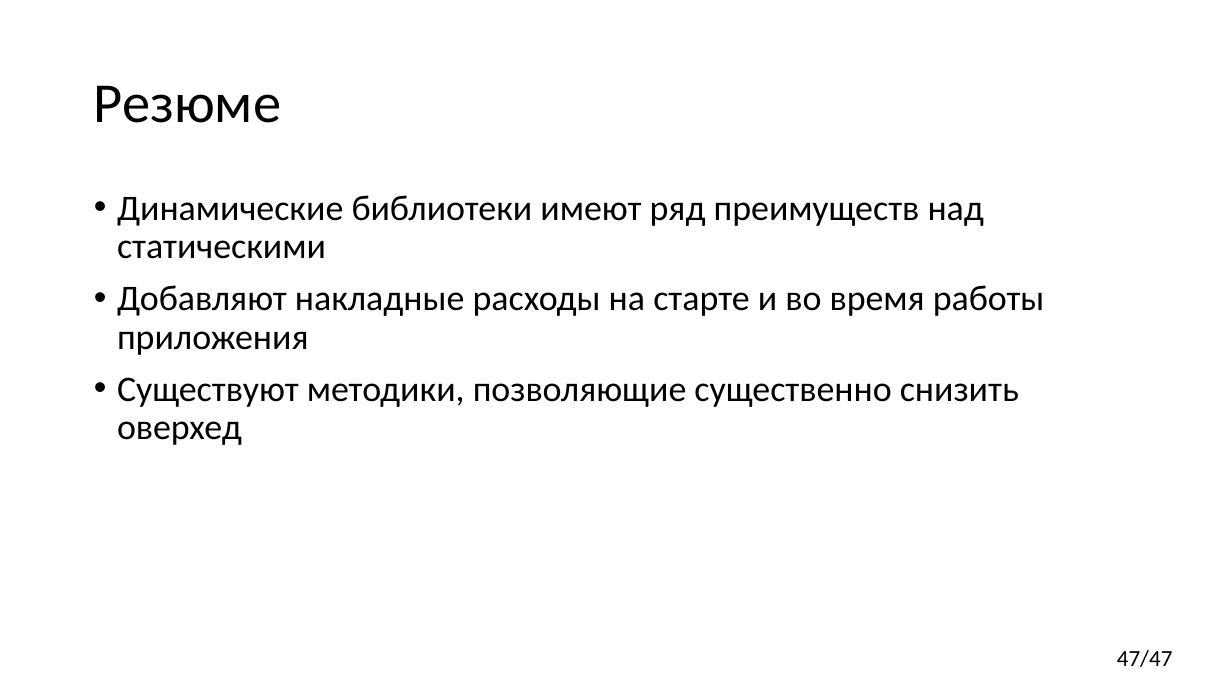
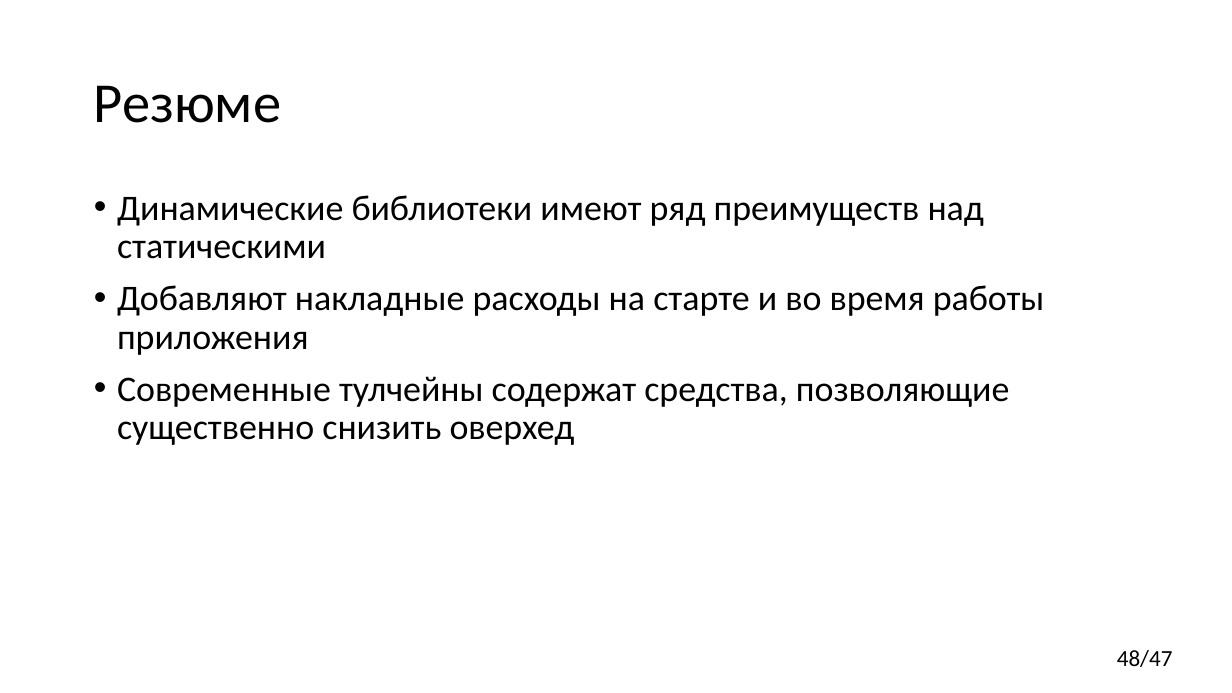
Before and after one commit to yugr/CppRussia, a slide deck: slide 48 of 2024/RU.pptx (slide 47 before the commit). Drawn at 1232x693 pixels with LibreOffice and Linux fonts; fonts in the diff are those of the drawing. Boxes give left, top, right and bottom in pixels: in the first picture for what was removed or moved away, otherwise in the second. Text is boxed around its words. In the diff, an @@ line names an element or a change of style, - is before the commit and + after.

```diff
--- a/2024/RU.pptx
+++ b/2024/RU.pptx
@@ text at box(117, 376, 1010, 445): text changed @@
-• Существуют методики, позволяющие существенно снизить оверхед
+• Современные тулчейны содержат средства, позволяющие существенно снизить оверхед
@@ page number at box(1117, 650, 1173, 667): text changed @@
-47/47
+48/47
```
Also in this commit, not shown: 9 other slides changed, 1 slide added.
